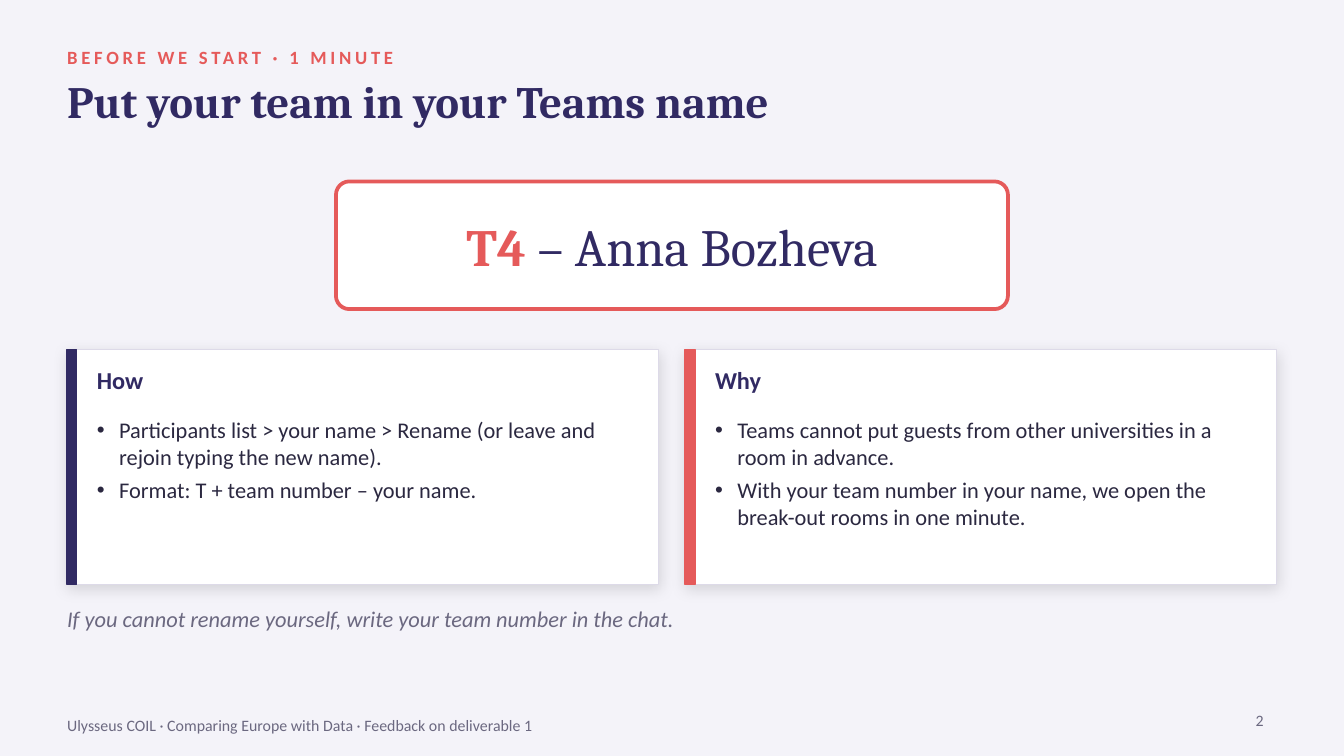
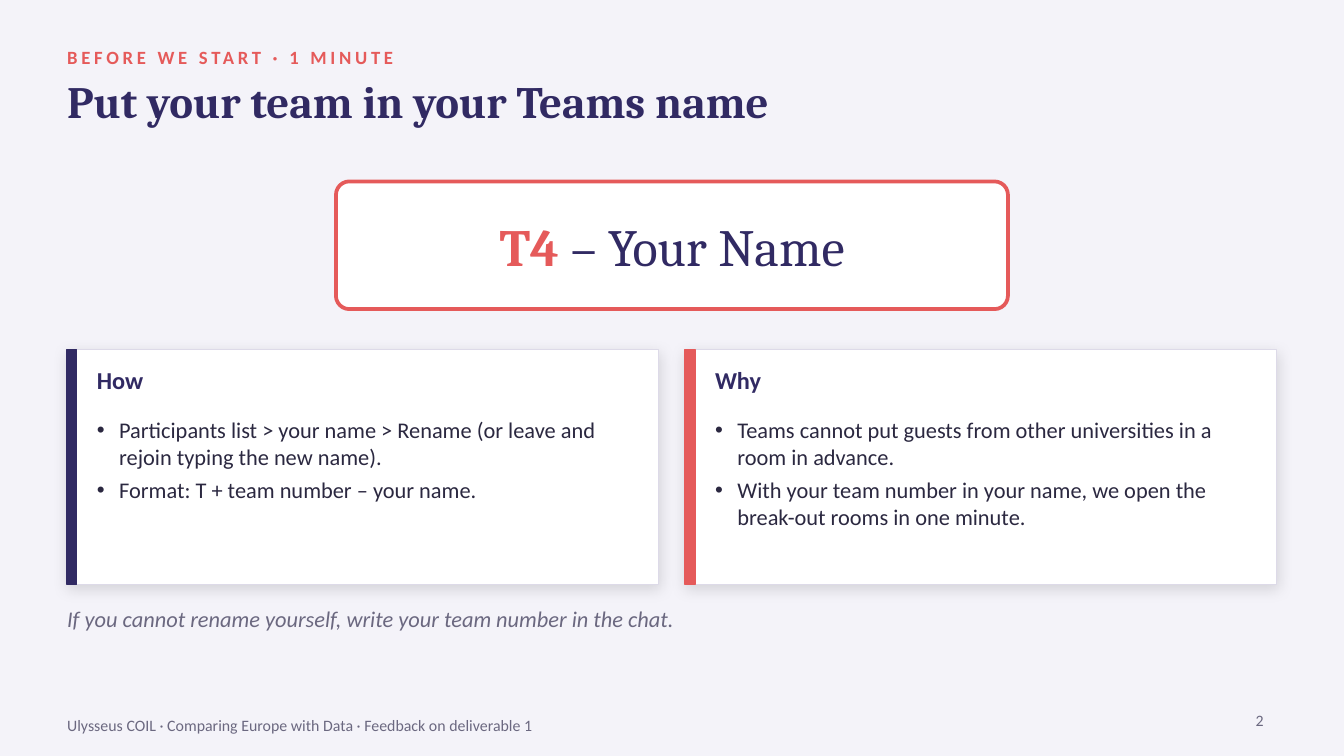
Before and after one commit to coil-europe/coil-europe.github.io, a slide deck: slide 2 of docs/slides/COIL_2_feedback_deliverable1.pptx. Drawn at 1344x756 pixels with LibreOffice and Linux fonts; fonts in the diff are those of the drawing. Boxes give left, top, right and bottom in pixels: in the first picture for what was removed or moved away, otherwise in the second. Text is boxed around its words. In the diff, an @@ line names an element or a change of style, - is before the commit and + after.

```diff
--- a/docs/slides/COIL_2_feedback_deliverable1.pptx
+++ b/docs/slides/COIL_2_feedback_deliverable1.pptx
@@ text at (x1=500, y1=230, x2=844, y2=267): text changed @@
-T4 – Anna Bozheva
+T4 – Your Name
```
Also in this commit, not shown: 1 other file.
